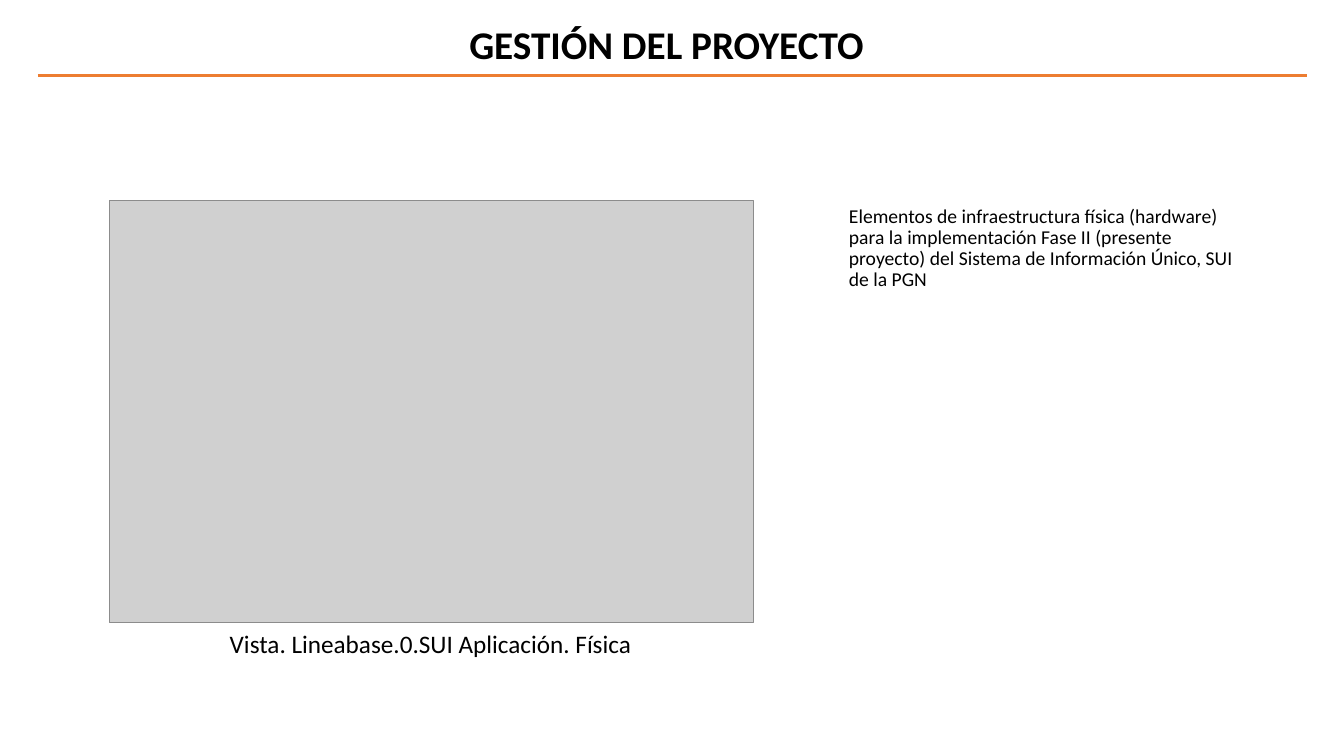
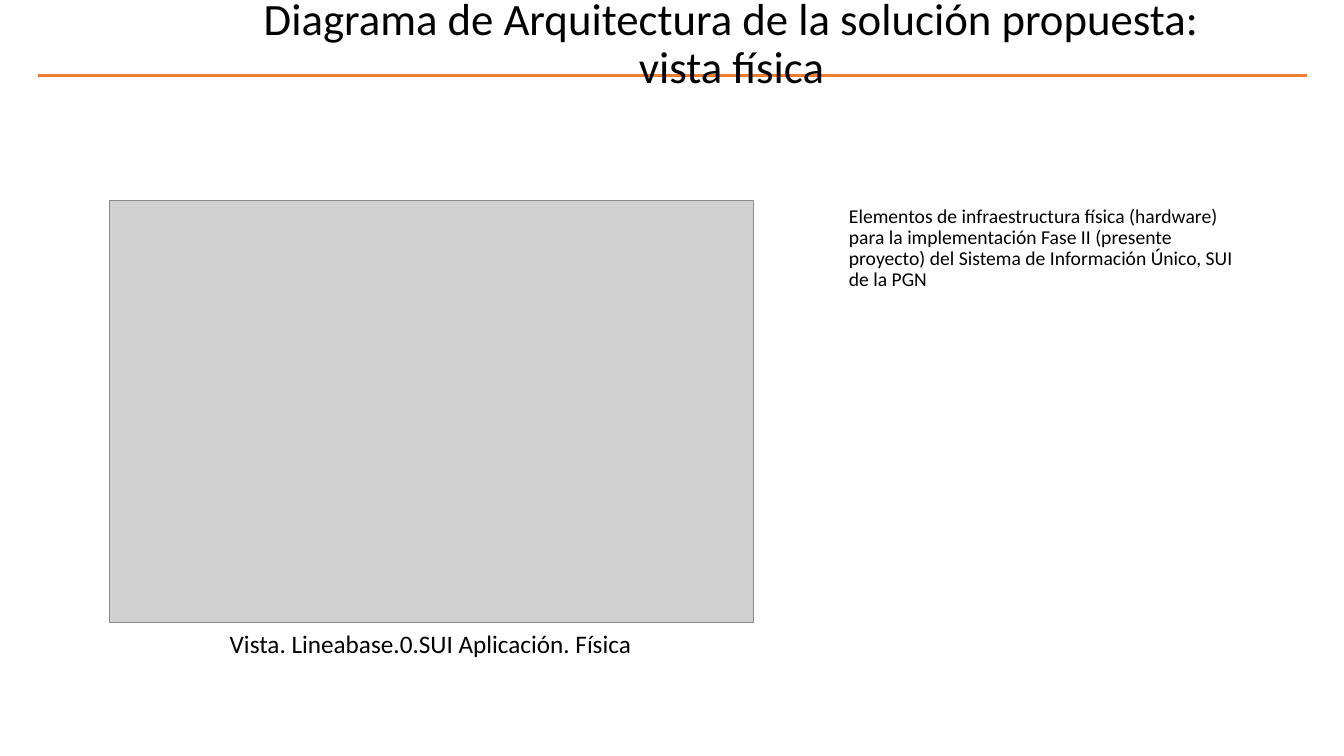
Before and after one commit to hwong23/pgn-078, a slide deck: slide 4 of content/pptxoutpt.pptx. Drawn at 1344x756 pixels with LibreOffice and Linux fonts; fonts in the diff are those of the drawing; grey boxes stand for pictures; background and template pictures are left out. Boxes give left, top, right and bottom in pixels: in the first picture for what was removed or moved away, otherwise in the second. Text is boxed around its words. In the diff, an @@ line names an element or a change of style, - is before the commit and + after.

```diff
--- a/content/pptxoutpt.pptx
+++ b/content/pptxoutpt.pptx
@@ title added at bbox=[264, 4, 1198, 84], 32 pt, text #000000 @@
+Diagrama de Arquitectura de la solución propuesta: vista física
@@ text removed at bbox=[469, 26, 863, 60] @@
-GESTIÓN DEL PROYECTO
```
Also in this commit, not shown: 11 other slides changed, 2 other files.
